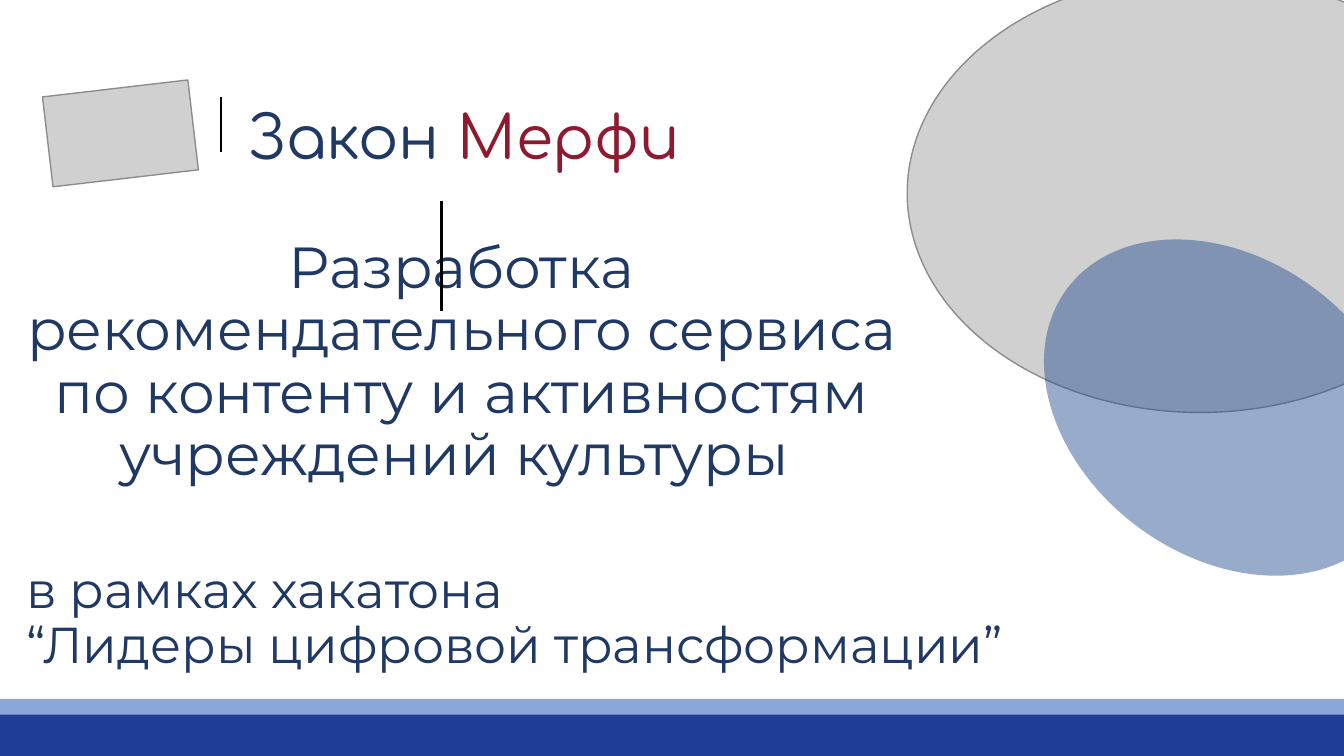
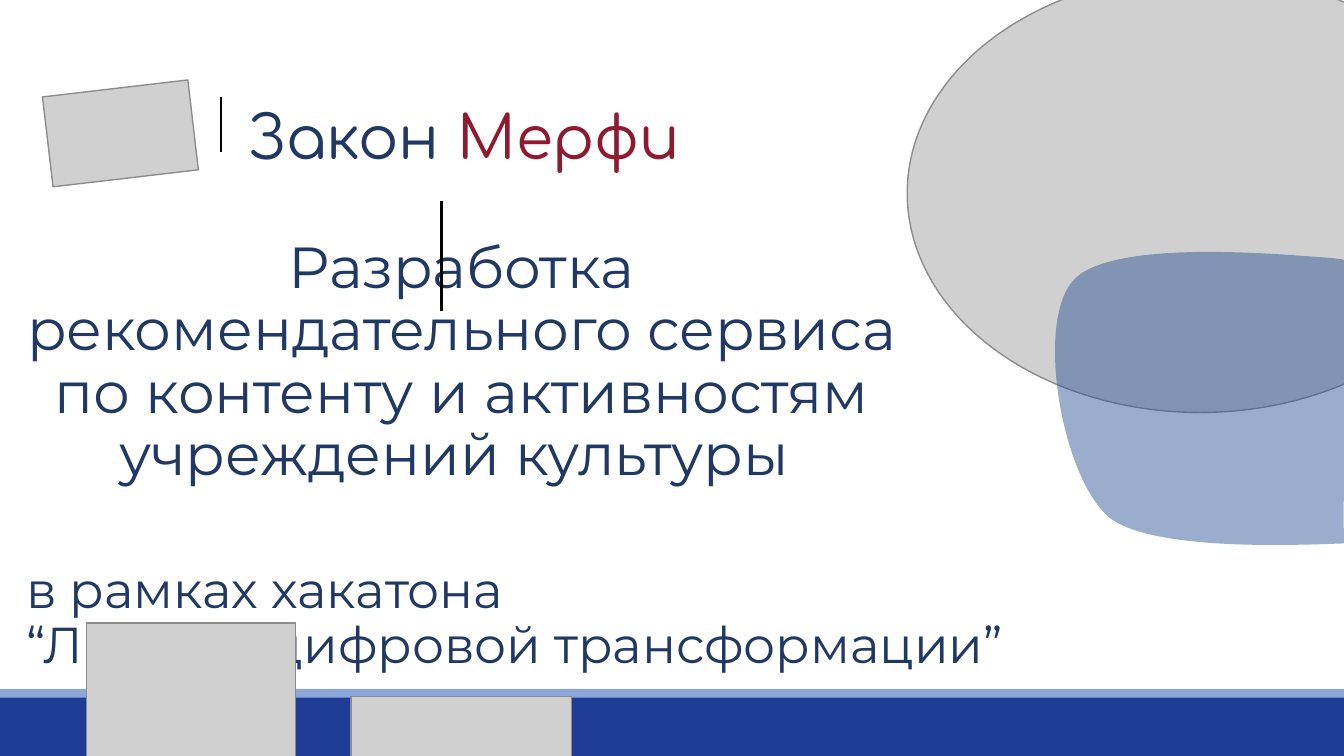
Before and after one commit to ninja-garden/hack2020.innoagency, a slide deck: slide 1 of преза_закон_мерфи_рекомендации.pptx. Drawn at 1344x756 pixels with LibreOffice and Linux fonts; fonts in the diff are those of the drawing; grey boxes stand for pictures. Boxes give left, top, right and bottom in pixels: in the first picture for what was removed or moved away, otherwise in the second. Text is boxed around its words. In the diff, an @@ line names an element or a change of style, - is before the commit and + after.

Commit message:
add presentation

```diff
--- a/преза_закон_мерфи_рекомендации.pptx
+++ b/преза_закон_мерфи_рекомендации.pptx
@@ freeform shape added at (971, 136, 1344, 644), fill #2F5496 at 48% opacity @@
@@ ellipse removed at (979, 170, 1344, 646) @@
@@ picture added at (86, 622, 294, 756) @@
@@ rectangle: place and size @@
-rectangle at (0, 699, 1344, 756)
+rectangle at (0, 689, 1344, 756)
@@ rectangle: place and size @@
-rectangle at (0, 715, 1344, 756)
+rectangle at (0, 698, 1344, 756)
@@ picture added at (351, 696, 571, 756) @@
```
Also in this commit, not shown: 2 other slides changed, 5 slides added, 3 slides removed, 1 other file.
